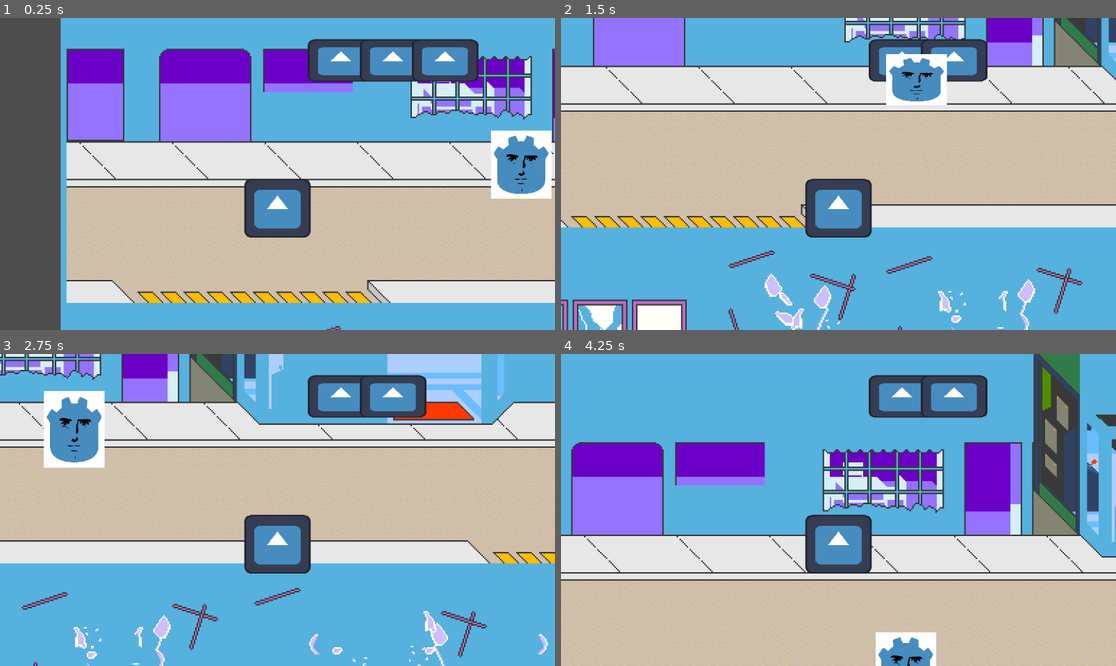
Above: before the commit, frames 1-4 (two rows, left to right).
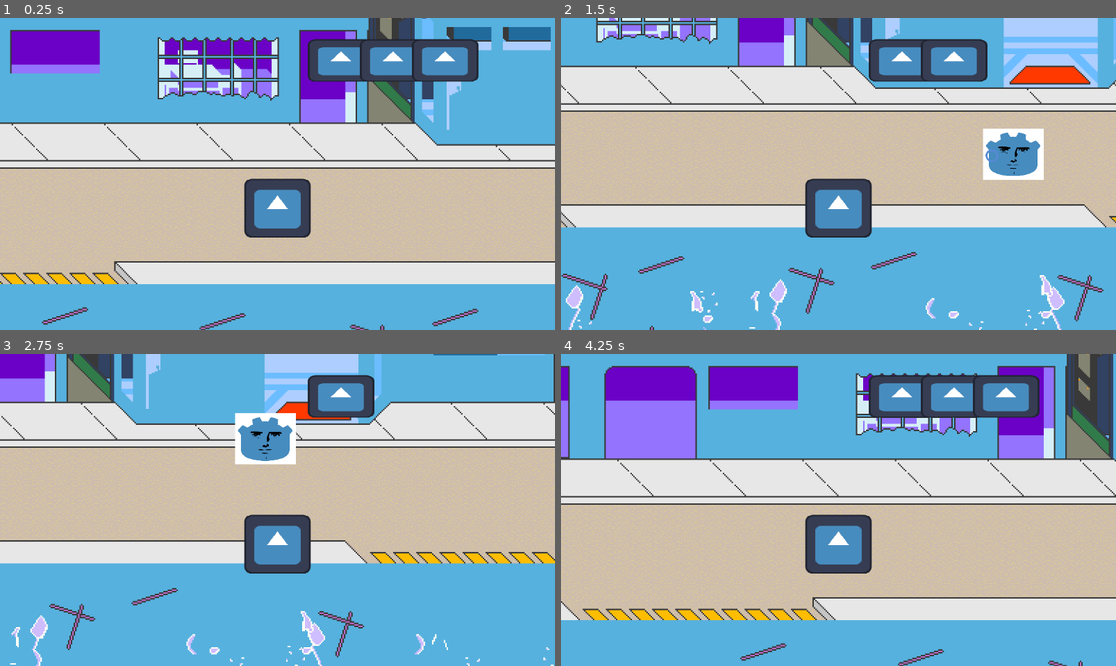
Above: after the commit, the same moments.

Repository: Franco-Pedrazzi/Chuche-proyect
Game: Godot game, scene res://mundos/mundo guiso/nivel_0.tscn
Same seed, same stepped clock (60 frames per second), same inputs: the game is played once before the commit and once after it. The project has no main scene, so this scene is started directly. The engine's default icon, where the game draws it, is replaced by a stand-in: a white triangle on a blue panel in a dark square.
Inputs:
- Up to frame 1 (0.25 s): no input
- Up to frame 2 (1.5 s): hold Right (right) 0.53-1.28 s; hold Down (down) from 1.28 s (still down)
- Up to frame 3 (2.75 s): release Down (down) at 2.03 s; hold Right (right) from 2.03 s (still down)
- Up to frame 4 (4.25 s): release Right (right) at 2.78 s; hold Up (up) 2.78-3.53 s; hold Left (left) from 3.53 s (still down)

The runs differ from the first frame. In frame 1, 50% of the frame differs, in the area x 0-100%, y 0-100%; in frame 2, 24%; in frame 3, 24%; in frame 4, 74%.

Commit message:
mejore al shooter(ahora dispara todo el tiempo desde que te ve pero hay que mejorar ya que disparavarias valas)

Diff:
--- a/chuche-proyect--/mundos/mundo guiso/nivel_0.tscn
+++ b/chuche-proyect--/mundos/mundo guiso/nivel_0.tscn
@@ -17,7 +17,7 @@
 texture = ExtResource("1_qrxap")
 
 [node name="Mateo" parent="." instance=ExtResource("2_gxecd")]
-position = Vector2(13, 333)
+position = Vector2(188, 346)
 scale = Vector2(0.360002, 0.320002)
 
 [node name="StaticBody2D" type="StaticBody2D" parent="."]
@@ -39,4 +39,4 @@
 shape = SubResource("RectangleShape2D_gxecd")
 
 [node name="Shooter" parent="." instance=ExtResource("3_gxecd")]
-position = Vector2(216, 294)
+position = Vector2(423, 341)
--- a/chuche-proyect--/objetos/characters/shooter/shooter.gd
+++ b/chuche-proyect--/objetos/characters/shooter/shooter.gd
@@ -5,6 +5,7 @@
 var move=Vector2.ZERO
 var scapeTime=false
 var Shooting=false
+var firstShoot=false
 
 func _physics_process(delta: float) -> void:
 	if Shooting:
@@ -13,7 +14,7 @@
 				if jugador.lives>0:
 					cargar()
 					Shooting=false
-					await get_tree().create_timer(2.1).timeout
+					await get_tree().create_timer(2.5).timeout
 					Shooting=true
 	if jugador!=null:
 		if scapeTime:
@@ -25,13 +26,12 @@
 
 		else:
 
-			if abs(position.x-jugador.position.x)-122<1 and Shooting==false and abs(position.y-jugador.position.y)-122<1:
+			if abs(position.x-jugador.position.x)-122<1 and abs(position.y-jugador.position.y)-122<1:
 				move=Vector2.ZERO
-				animations.play("default")
+
 			else:
 				if Shooting:
 					await get_tree().create_timer(1.5).timeout
-					Shooting=false
 				move=position.direction_to(jugador.position)
 
 	else:
@@ -42,7 +42,7 @@
 	move_and_slide()
 
 func cargar():
-	print(Shooting)
+	print("w")
 	animations.play("pegar")
 
 
@@ -76,16 +76,19 @@
 	if body!=self and "type" in body:
 		if body.type=="jugador":
 			scapeTime=false
+			Shooting=true
 
 
 
 func _on_interaction_area_body_entered(body: Node2D) -> void:
 	if body!=self and "type" in body:
-		if body.type=="jugador":
+		if body.type=="jugador" and !firstShoot:
 			Shooting=true
+			firstShoot=true
 
 
 func _on_interaction_area_body_exited(body: Node2D) -> void:
 	if body!=self and "type" in body:
 		if body.type=="jugador":
 			Shooting=false
+			firstShoot=false
--- a/chuche-proyect--/objetos/items/bullet/bullet.gd
+++ b/chuche-proyect--/objetos/items/bullet/bullet.gd
@@ -15,6 +15,4 @@
 	move_and_slide()
 
 func _on_interaction_area_body_entered(body: Node2D) -> void:
-	if "type" in body:
-		if body.type=="jugador":
-			queue_free()
+	queue_free()
